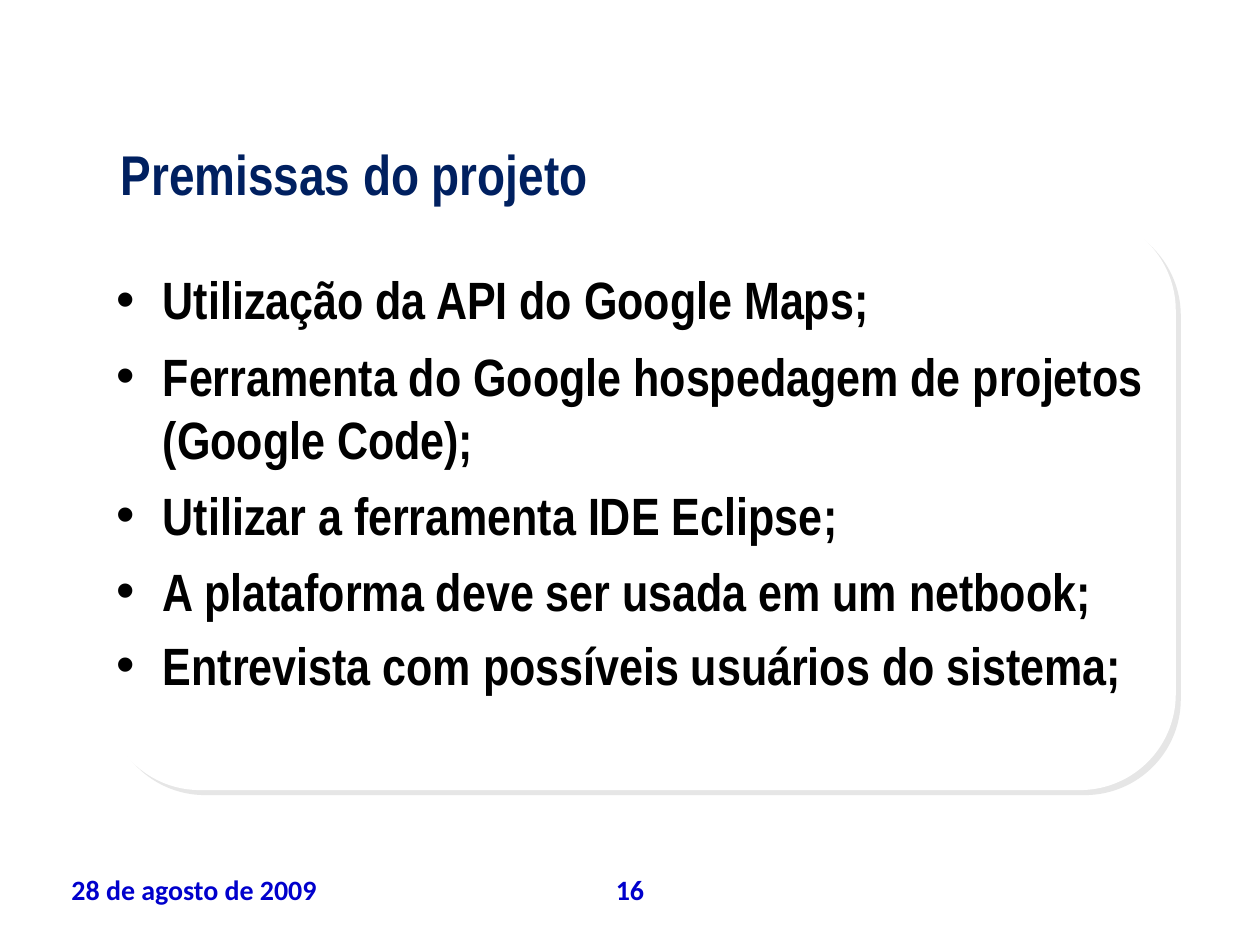
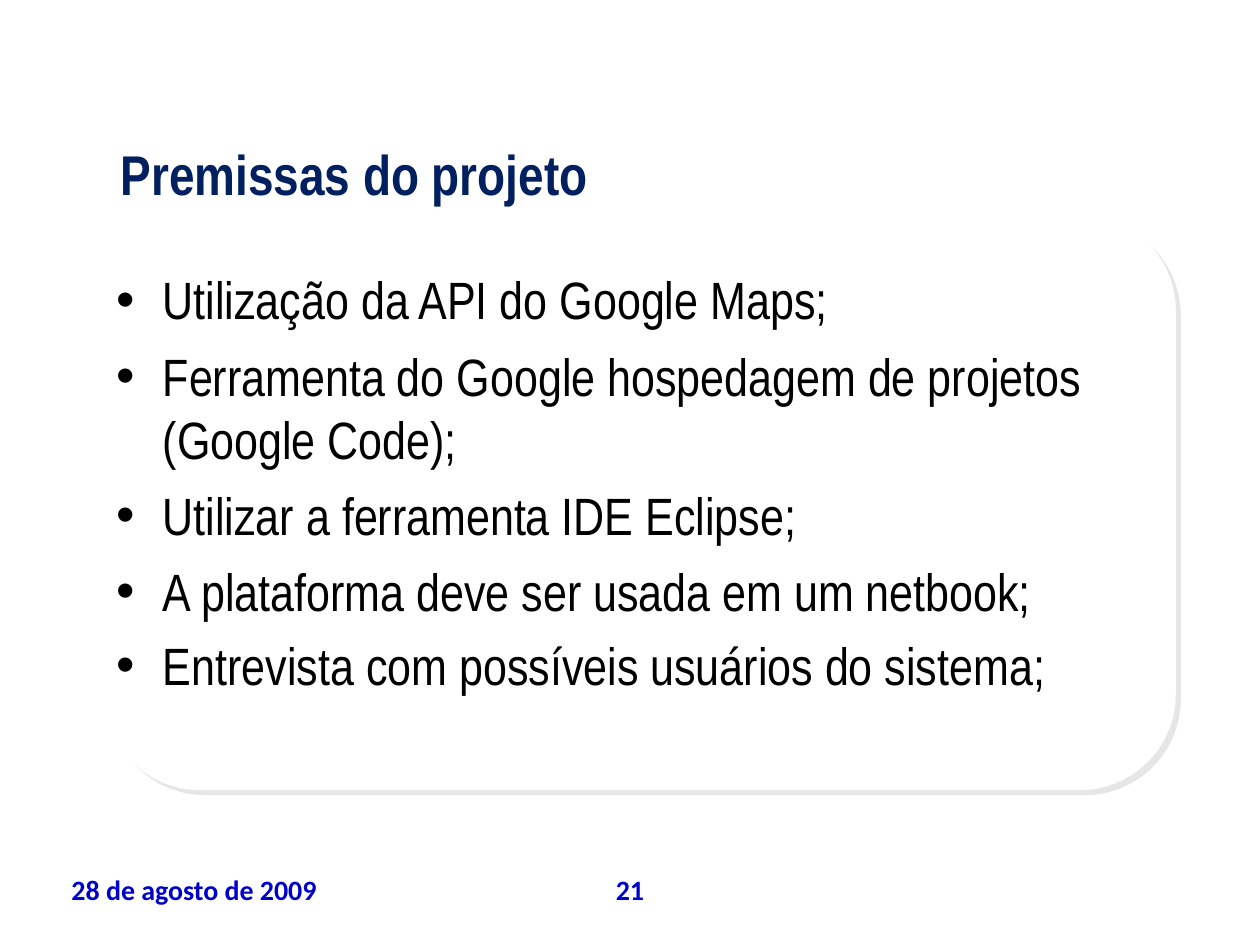
Before and after one commit to leoevaristo/psa20092, a slide deck: slide 21 of ARTEFATOS/TAP_apresentacao.ppt (slide 16 before the commit). Drawn at 1260x945 pixels with LibreOffice and Linux fonts; fonts in the diff are those of the drawing; background and template pictures are left out. Boxes give left, top, right and bottom in pixels: in the first picture for what was removed or moved away, otherwise in the second. Text is boxed around its words. In the diff, an @@ line names an element or a change of style, - is before the commit and + after.

Commit message:
Atualização TAP, Slide e CRUD Usuários

```diff
--- a/ARTEFATOS/TAP_apresentacao.ppt
+++ b/ARTEFATOS/TAP_apresentacao.ppt
@@ text "Utilização da API do Google ..." at (x1=163, y1=281, x2=1081, y2=696): bold off @@
@@ page number at (x1=616, y1=881, x2=644, y2=900): text changed @@
-16
+21
```
Also in this commit, not shown: 12 other slides changed, 6 slides added, 1 slide removed, 1 other file.
